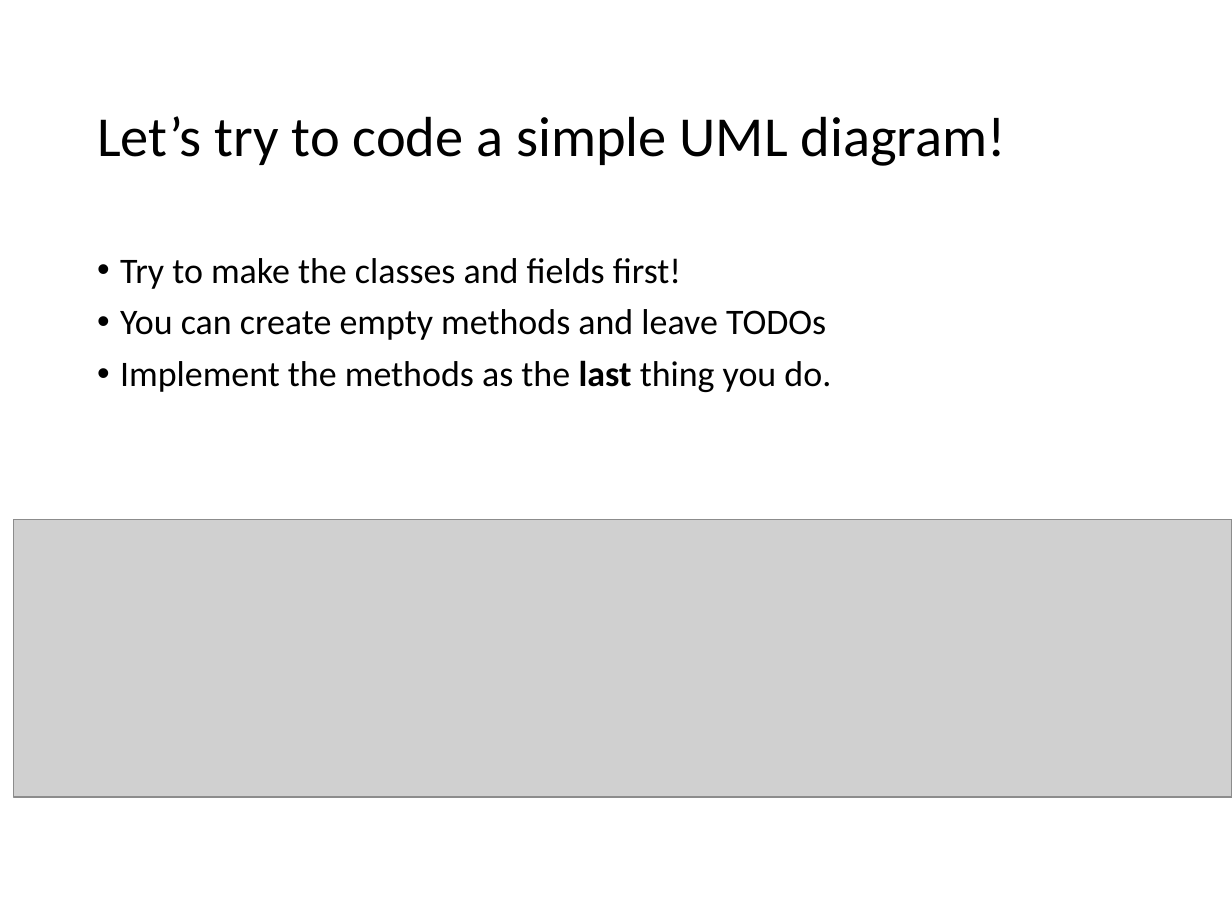
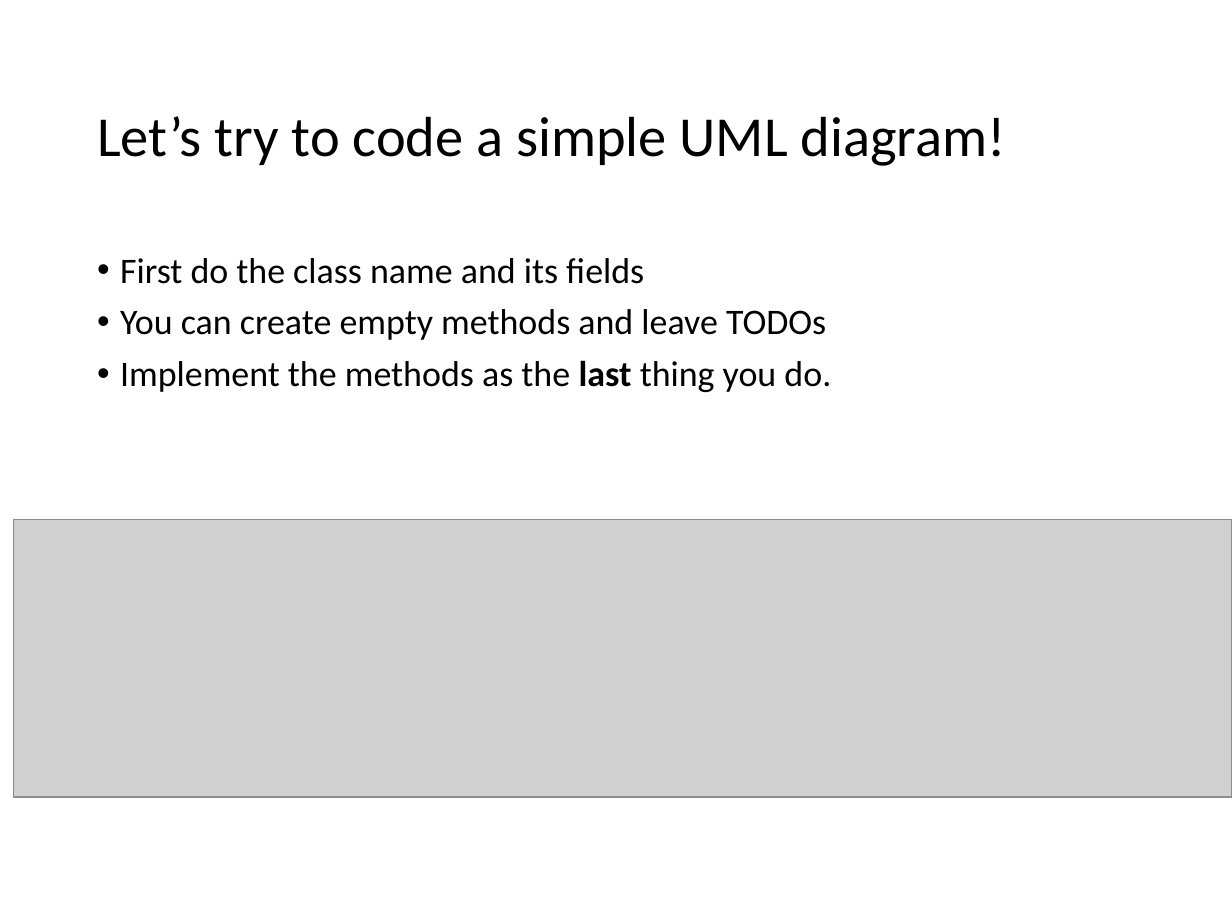
Before and after one commit to RHIT-CSSE/csse220, a slide deck: slide 8 of ClassMaterials/SETechniques/Slides/SoftwareEngineeringTechniques.pptx. Drawn at 1232x924 pixels with LibreOffice and Linux fonts; fonts in the diff are those of the drawing; grey boxes stand for pictures. Boxes give left, top, right and bottom in pixels: in the first picture for what was removed or moved away, otherwise in the second. Text is boxed around its words. In the diff, an @@ line names an element or a change of style, - is before the commit and + after.

```diff
--- a/ClassMaterials/SETechniques/Slides/SoftwareEngineeringTechniques.pptx
+++ b/ClassMaterials/SETechniques/Slides/SoftwareEngineeringTechniques.pptx
@@ text at (120,258,644,284): text changed @@
-• Try to make the classes and fields first!
+• First do the class name and its fields
```
Also in this commit, not shown: 2 other slides changed.
